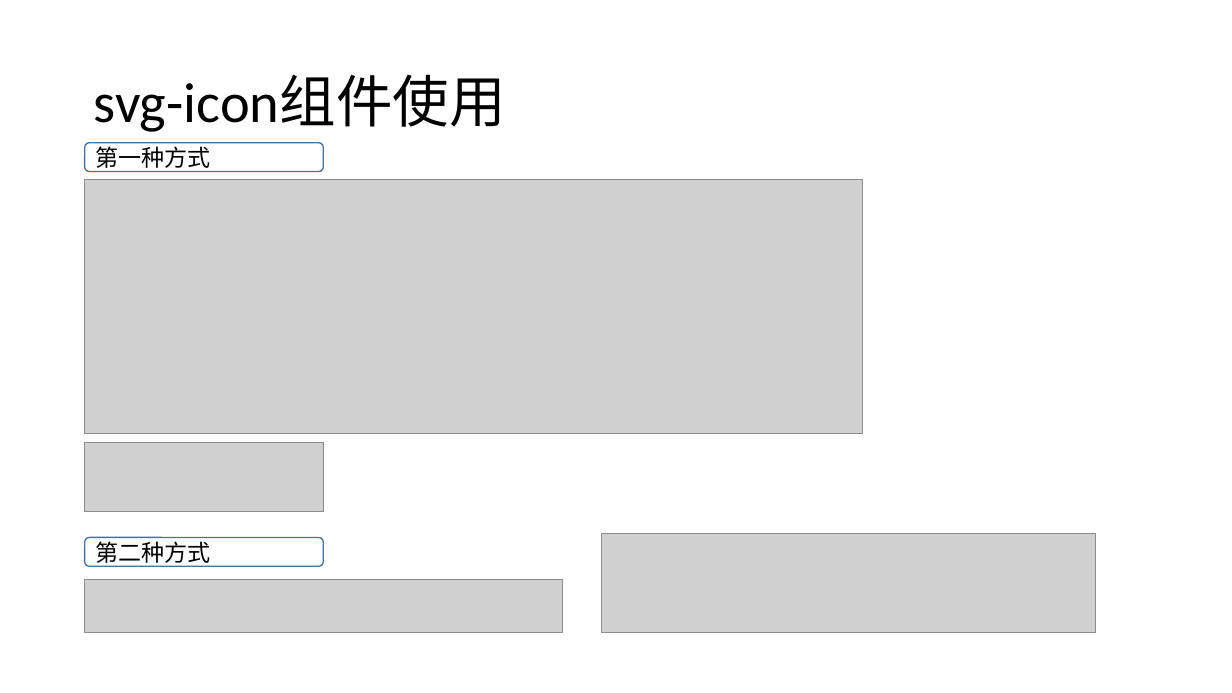
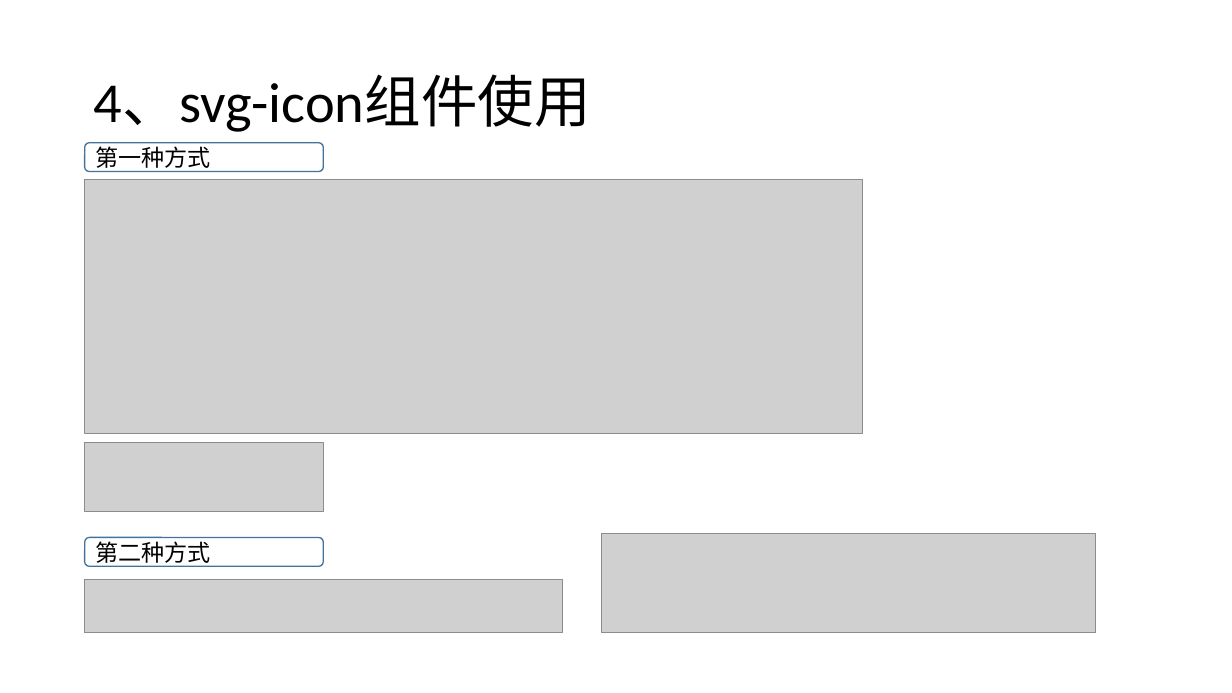
Before and after one commit to liwenxin-jam/vuecli3-starter, a slide deck: slide 9 of doc/vue-cli3.pptx (slide 8 before the commit). Drawn at 1232x693 pixels with LibreOffice and Linux fonts; fonts in the diff are those of the drawing; grey boxes stand for pictures. Boxes give left, top, right and bottom in pixels: in the first picture for what was removed or moved away, otherwise in the second. Text is boxed around its words. In the diff, an @@ line names an element or a change of style, - is before the commit and + after.

```diff
--- a/doc/vue-cli3.pptx
+++ b/doc/vue-cli3.pptx
@@ title at (94, 74, 591, 132): text changed @@
-svg-icon组件使用
+4、svg-icon组件使用
```
Also in this commit, not shown: 13 other slides changed, 3 slides added, 6 other files.
